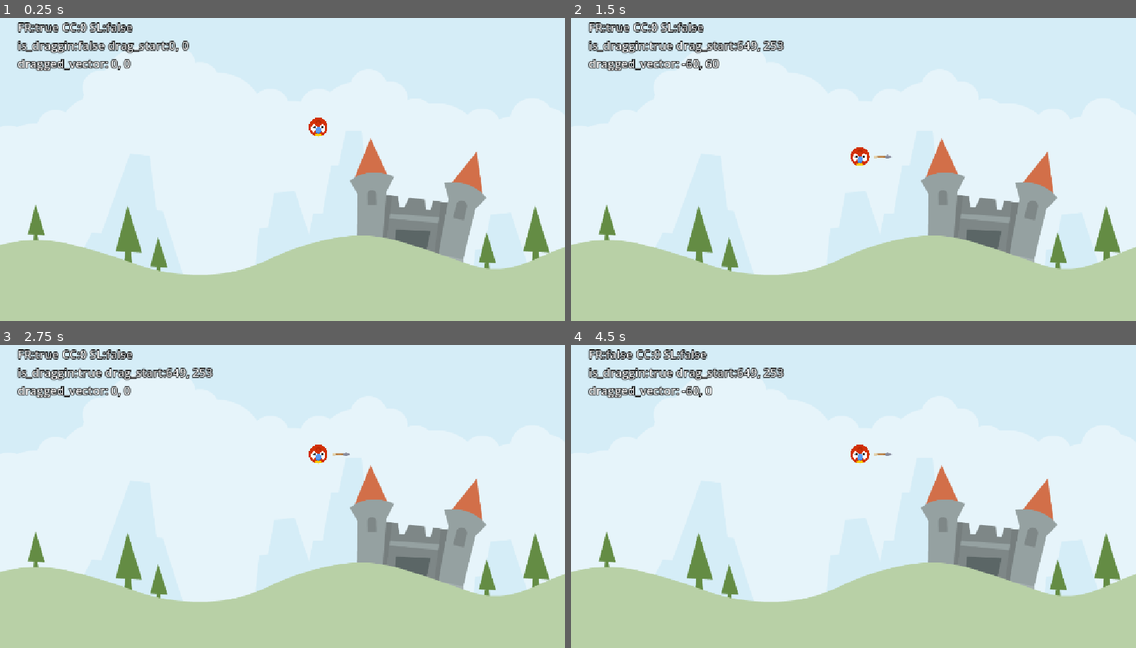
Above: before the commit, frames 1-4 (two rows, left to right).
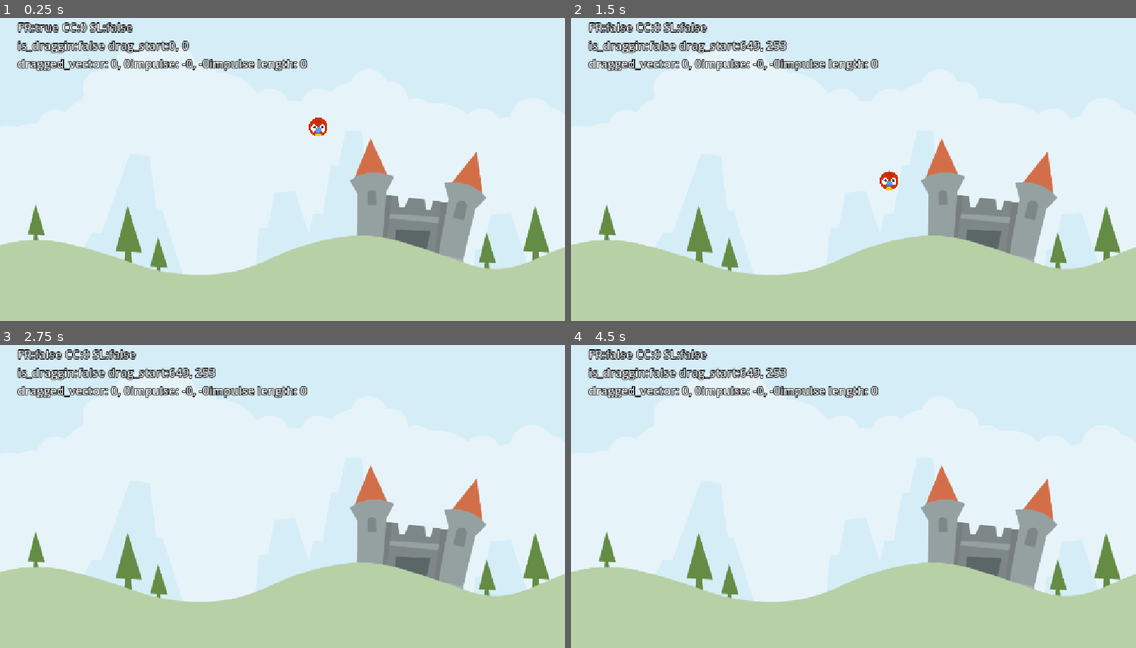
Above: after the commit, the same moments.

Repository: vivianamo/angry-animals
Game: Godot game, scene res://Scenes/LevelBase/level_base.tscn
Same seed, same stepped clock (60 frames per second), same inputs: the game is played once before the commit and once after it.
Inputs (mouse positions are in pixels of both pictures, inside the frame that each line leads up to):
- Up to frame 1 (0.25 s): no input
- Up to frame 2 (1.5 s): tap Enter at 0.5 s; drag from (887, 127) to (910, 90) at 0.52 s; drag from (740, 178) to (825, 227) at 1.27 s
- Up to frame 3 (2.75 s): move the mouse to (339, 417) at 2.02 s; press the mouse at (339, 417) at 2.03 s; hold Up (ui_up) from 2.03 s (still down)
- Up to frame 4 (4.5 s): release Up (ui_up) at 2.75 s; release the mouse at (910, 417) at 2.75 s; tap Space at 2.75, 4.25 s; drag from (825, 554) to (684, 441) at 2.77 s; tap Enter at 3.5 s; move the mouse to (1023, 535) at 3.52 s; press the mouse at (1023, 535) at 3.53 s; hold Down (ui_down) 3.53-4.25 s; release the mouse at (1023, 535) at 4.25 s; drag from (684, 441) to (768, 408) at 4.27 s

The runs differ from the first frame. In frame 1, 0.7% of the frame differs, in the area x 23-55%, y 13-18%; in frame 2, 2.2%, in the area x 6-58%, y 1-57%; in frame 3, 2.0%; in frame 4, 1.6%.

Commit message:
completed animal release video, added the release impulse mechanics, as well as the arrow changing cosmetically

Diff:
--- a/Scenes/Animal/animal.gd
+++ b/Scenes/Animal/animal.gd
@@ -4,11 +4,13 @@
 
 const DRAG_LIM_MAX: Vector2 = Vector2(0,60)
 const DRAG_LIM_MIN: Vector2 = Vector2(-60,0)
-
+const IMPULSE_MULT: float = 25.0
+const IMPULSE_MAX: float = 2000.0
 
 @onready var label: Label = $Label
 @onready var arrow: Sprite2D = $Arrow
 @onready var stretch_sound: AudioStreamPlayer2D = $StretchSound
+@onready var launch_sound: AudioStreamPlayer2D = $LaunchSound
 
 
 
@@ -16,21 +18,20 @@
 var _drag_start: Vector2 = Vector2.ZERO
 var _dragged_vector: Vector2 = Vector2.ZERO
 var _is_dragging: bool = false
-
+var _arrow_scale_x: float = 0.0
 
 
 func _ready() -> void:
 	_start = position
+	_arrow_scale_x = arrow.scale.x
 	#sleeping_state_changed.connect(_on_sleeping_state_changed)
 	#body_entered.connect(_on_body_entered)
 	input_event.connect(_on_input_event)
 	pass
 
 func _unhandled_input(event: InputEvent) -> void:
-	if event.is_action_pressed("ui_down"):
-		freeze = false
-	if event.is_action_pressed("ui_up"):
-		apply_central_impulse(Vector2(200, -200))
+	if event.is_action_released("drag") and _is_dragging:
+		call_deferred("start_release")
 
 func _process(_delta: float) -> void:
 	var debug_str: String = "FR:%s CC:%d SL:%s\n" % [
@@ -46,10 +47,20 @@
 	debug_str += "dragged_vector: %.0f, %.0f" % [
 		_dragged_vector.x, _dragged_vector.y
 	]
+	debug_str += "impulse: %.0f, %.0f" % [
+		calculate_impulse().x, calculate_impulse().y
+	]
+	debug_str += "impulse length: %.0f" % [
+		calculate_impulse().length()
+	]
 	label.text = debug_str
+
 
 func _physics_process(delta: float) -> void:
 	if _is_dragging: handle_dragging()
+
+func calculate_impulse() -> Vector2:
+	return _dragged_vector * IMPULSE_MULT * -1
 
 func handle_dragging() -> void:
 	var new_dragged_vector: Vector2 =  get_global_mouse_position() - _drag_start
@@ -59,6 +70,7 @@
 	if diff.length() > 0 and !stretch_sound.playing:
 		stretch_sound.play()
 
+	scale_arrow()
 	_dragged_vector = new_dragged_vector
 	position = _start + _dragged_vector
 
@@ -73,6 +85,19 @@
 	_is_dragging = true
 	_drag_start = get_global_mouse_position()
 
+func start_release() -> void:
+	launch_sound.play()
+	arrow.hide()
+	_is_dragging = false
+	freeze = false
+	apply_central_impulse(calculate_impulse())
+
+func scale_arrow() -> void:
+	var imp_len: float = calculate_impulse().length()
+	var perc: float = clamp(imp_len / IMPULSE_MAX, 0.0, 1.0)
+	# lerp is for linear interpolation, built into godot
+	arrow.scale.x = lerpf(_arrow_scale_x, _arrow_scale_x *2, perc)
+	arrow.rotation = (_start - position).angle()
 
 func _on_input_event(viewport: Node, event: InputEvent, shape_idx: int) -> void:
 	if event.is_action_pressed("drag"):
